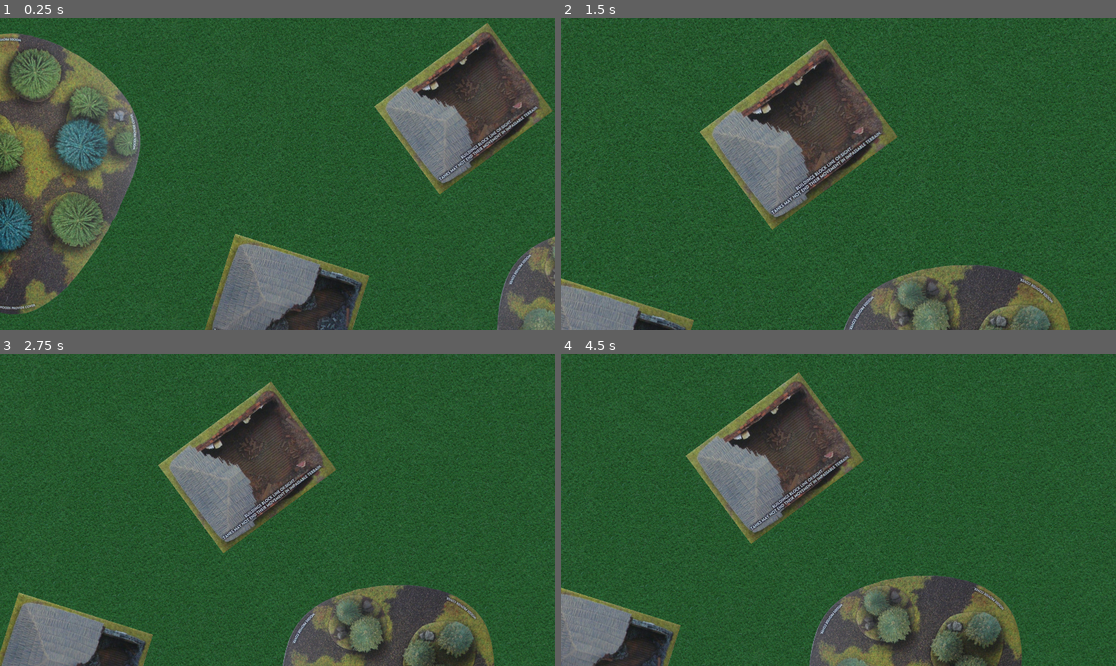
Above: before the commit, frames 1-4 (two rows, left to right).
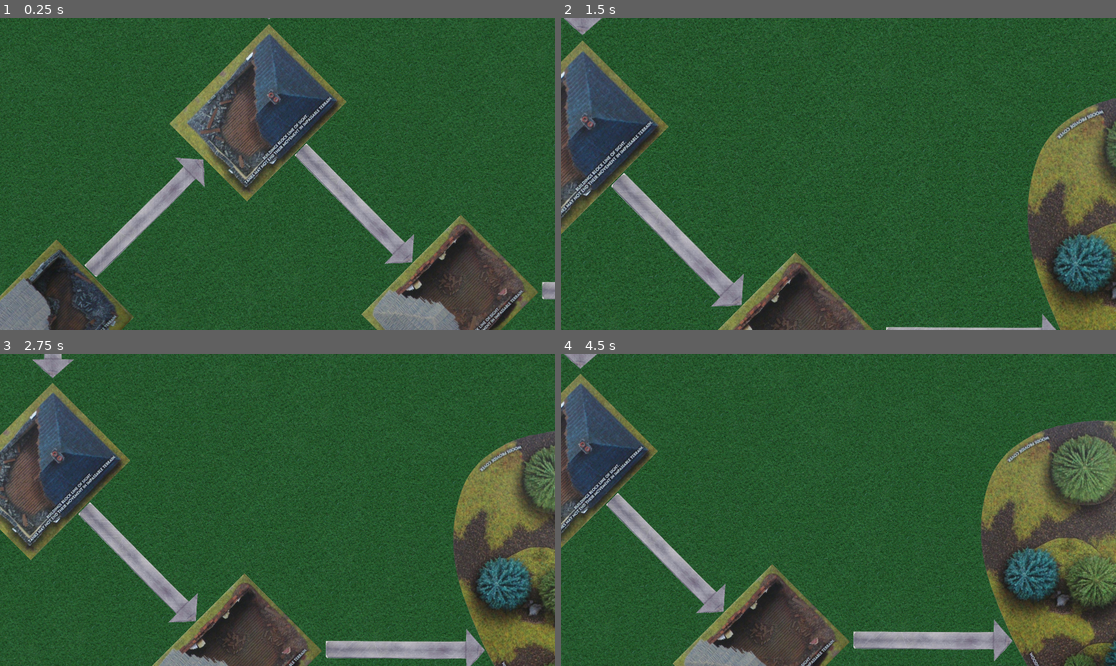
Above: after the commit, the same moments.

Repository: raulh39/Tanks2d
Game: Godot game, scene res://Scenes/Main.tscn
Same seed, same stepped clock (60 frames per second), same inputs: the game is played once before the commit and once after it.
Inputs (mouse positions are in pixels of both pictures, inside the frame that each line leads up to):
- Up to frame 1 (0.25 s): no input
- Up to frame 2 (1.5 s): tap Enter at 0.5 s; move the mouse to (960, 158) at 0.52 s; hold Middle mouse button (cam_drag) 0.53-1.28 s; tap Space at 1.25 s; move the mouse to (727, 189) at 1.27 s; tap Mouse wheel up (cam_zoom_in) at 1.35 s
- Up to frame 3 (2.75 s): tap Enter at 2 s; move the mouse to (333, 441) at 2.02 s; tap Mouse wheel down (cam_zoom_out) at 2.1 s
- Up to frame 4 (4.5 s): tap Space at 2.75, 4.25 s; move the mouse to (810, 572) at 2.77 s; tap Middle mouse button (cam_drag) at 2.85 s; tap Enter at 3.5 s; move the mouse to (1005, 556) at 3.52 s; tap Mouse wheel up (cam_zoom_in) at 3.6 s; move the mouse to (672, 463) at 4.27 s; tap Mouse wheel down (cam_zoom_out) at 4.35 s

The runs differ from the first frame. In frame 1, 54% of the frame differs, in the area x 0-100%, y 0-100%; in frame 2, 41%; in frame 3, 46%; in frame 4, 49%.

Commit message:
Map Barkmann's corner with arrows

Diff:
--- a/Scenes/Map.tscn
+++ b/Scenes/Map.tscn
@@ -1,13 +1,14 @@
-[gd_scene load_steps=9 format=2]
+[gd_scene load_steps=10 format=2]
 
 [ext_resource path="res://Assets/Terrain/terrain_00_bg.jpg" type="Texture" id=1]
 [ext_resource path="res://Scenes/Woods/Woods01.tscn" type="PackedScene" id=2]
-[ext_resource path="res://Scenes/Woods/Woods02.tscn" type="PackedScene" id=3]
-[ext_resource path="res://Scenes/Buildings/house_size_01.tscn" type="PackedScene" id=4]
-[ext_resource path="res://Assets/Buildings/house_01.png" type="Texture" id=5]
-[ext_resource path="res://Assets/Buildings/house_02.png" type="Texture" id=6]
-[ext_resource path="res://Assets/Buildings/house_04.png" type="Texture" id=7]
-[ext_resource path="res://Assets/Buildings/house_05.png" type="Texture" id=8]
+[ext_resource path="res://Scenes/Buildings/house_size_01.tscn" type="PackedScene" id=3]
+[ext_resource path="res://Assets/Buildings/house_01.png" type="Texture" id=4]
+[ext_resource path="res://Assets/Buildings/house_02.png" type="Texture" id=5]
+[ext_resource path="res://Assets/Buildings/house_04.png" type="Texture" id=6]
+[ext_resource path="res://Assets/Buildings/house_05.png" type="Texture" id=7]
+[ext_resource path="res://Scenes/Arrow.tscn" type="PackedScene" id=8]
+[ext_resource path="res://Scenes/Woods/Woods03.tscn" type="PackedScene" id=9]
 
 [node name="Map" type="Node2D"]
 
@@ -18,28 +19,60 @@
 region_rect = Rect2( 0, 0, 4500, 4500 )
 
 [node name="Woods01" parent="." instance=ExtResource( 2 )]
-position = Vector2( 830.807, 1080.6 )
-rotation = 1.47491
+position = Vector2( 3589.05, 1302.28 )
+rotation = 1.0134
+scale = Vector2( 1, 1 )
 
-[node name="Woods02" parent="." instance=ExtResource( 3 )]
-position = Vector2( 2734.33, 1694.05 )
-rotation = -0.991188
+[node name="house_01" parent="." instance=ExtResource( 3 )]
+position = Vector2( 862.762, 1622.12 )
+rotation = -0.785398
+texture = ExtResource( 4 )
 
-[node name="house_01" parent="." instance=ExtResource( 4 )]
-position = Vector2( 1693.67, 1549.87 )
-rotation = 0.304303
+[node name="house_02" parent="." instance=ExtResource( 3 )]
+position = Vector2( 1597.68, 876.94 )
+rotation = -0.785398
 texture = ExtResource( 5 )
 
-[node name="house_02" parent="." instance=ExtResource( 4 )]
-position = Vector2( 1026.59, 2580.45 )
+[node name="house_04" parent="." instance=ExtResource( 3 )]
+position = Vector2( 1530.97, 2291.2 )
+rotation = -0.785398
 texture = ExtResource( 6 )
 
-[node name="house_04" parent="." instance=ExtResource( 4 )]
-position = Vector2( 1941.33, 2308.82 )
-rotation = 1.37053
+[node name="house_05" parent="." instance=ExtResource( 3 )]
+position = Vector2( 2261.34, 1536.26 )
+rotation = -0.785398
 texture = ExtResource( 7 )
 
-[node name="house_05" parent="." instance=ExtResource( 4 )]
-position = Vector2( 2308.83, 862.814 )
-rotation = -0.6372
-texture = ExtResource( 8 )
+[node name="Arrow" parent="." instance=ExtResource( 8 )]
+position = Vector2( 1636.82, 2.15833 )
+rotation = 1.5708
+
+[node name="Arrow2" parent="." instance=ExtResource( 8 )]
+position = Vector2( 0, 1661.82 )
+
+[node name="Arrow3" parent="." instance=ExtResource( 8 )]
+position = Vector2( 1017.45, 1428.24 )
+rotation = -0.785398
+
+[node name="Arrow4" parent="." instance=ExtResource( 8 )]
+position = Vector2( 1741.89, 1003.69 )
+rotation = 0.785398
+
+[node name="Arrow5" parent="." instance=ExtResource( 8 )]
+position = Vector2( 2087.04, 1714.44 )
+rotation = 2.35619
+
+[node name="Arrow6" parent="." instance=ExtResource( 8 )]
+position = Vector2( 1389.68, 2155.01 )
+rotation = -2.35619
+
+[node name="Arrow7" parent="." instance=ExtResource( 8 )]
+position = Vector2( 1493.98, 2609.27 )
+rotation = 1.5708
+
+[node name="Arrow8" parent="." instance=ExtResource( 8 )]
+position = Vector2( 2579.71, 1494.36 )
+
+[node name="Woods03" parent="." instance=ExtResource( 9 )]
+position = Vector2( 1253.27, 3429.02 )
+rotation = 0.650311
